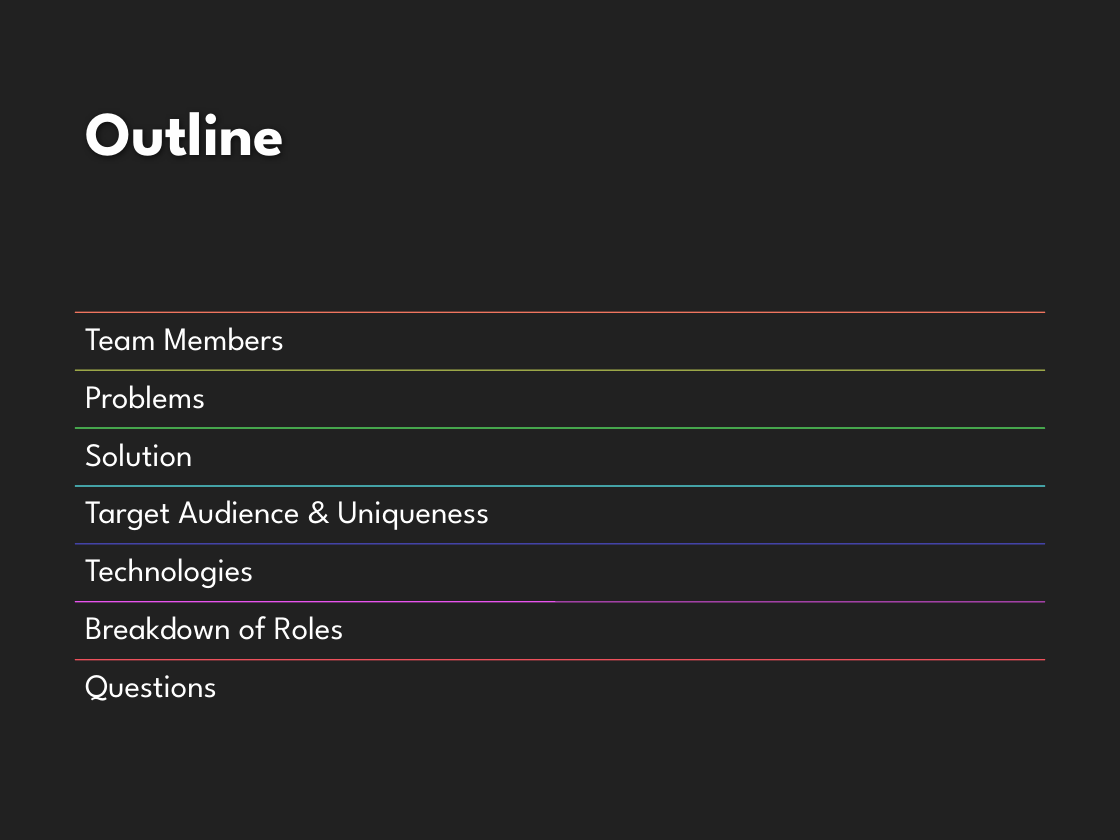
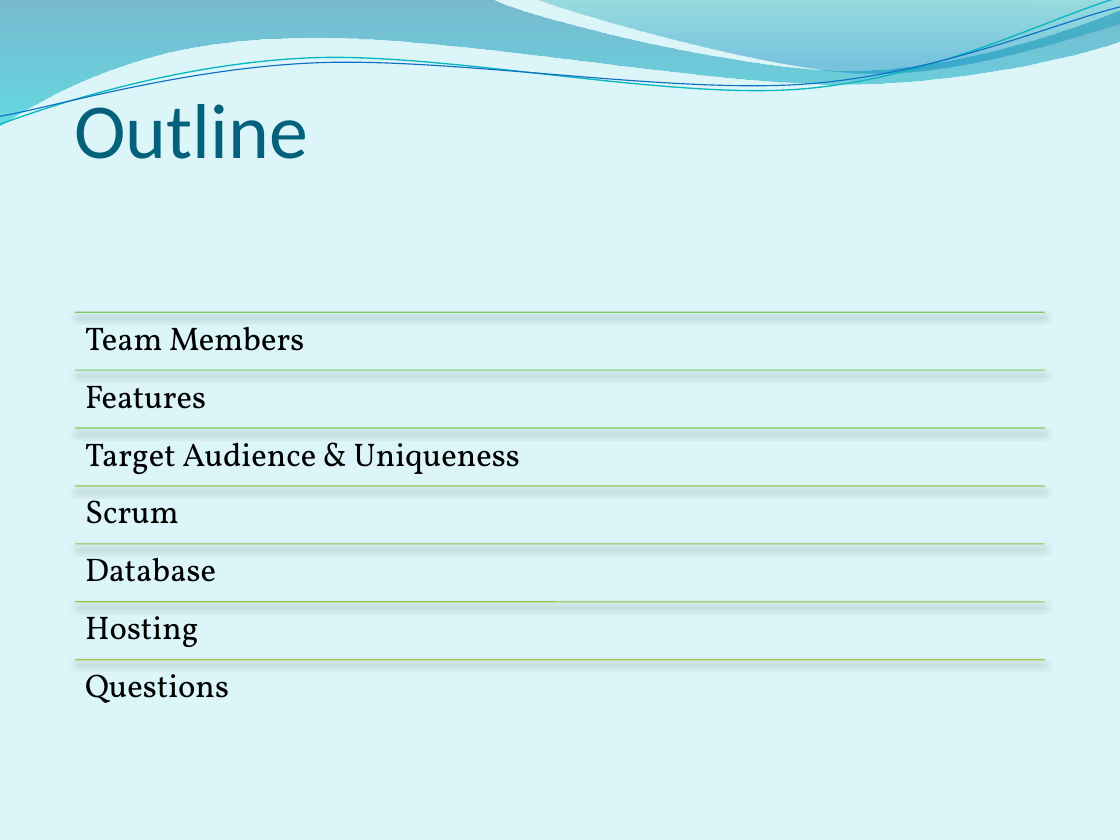
Before and after one commit to HarmanbirD/WaterQwiz, a slide deck: slide 2 of Wasted Water Quiz.pptx. Drawn at 1120x840 pixels with LibreOffice and Linux fonts; fonts in the diff are those of the drawing; background and template pictures are left out. Boxes give left, top, right and bottom in pixels: in the first picture for what was removed or moved away, otherwise in the second. Text is boxed around its words. In the diff, an @@ line names an element or a change of style, - is before the commit and + after.

```diff
--- a/Wasted Water Quiz.pptx
+++ b/Wasted Water Quiz.pptx
@@ background #212121 to #DBF5F9 @@
@@ freeform shape added at bbox=[0, 0, 1120, 127], fill gradient #0074A1 to #00C6CF @@
@@ freeform shape added at bbox=[0, 0, 1120, 131], outline #0AB8BF 0.85 pt @@
@@ freeform shape added at bbox=[0, 7, 1120, 125], outline #0F6FC6 0.75 pt @@
@@ freeform shape added at bbox=[536, 0, 1120, 77], fill gradient #00A1A9 to #008BBF @@
@@ title "Outline" at bbox=[74, 93, 307, 159]: size 40 to 50 pt, font League Spartan to Calibri, text colour #FEFEFE to #04617B, bold off @@
@@ line (75, 312) - (1045, 312): stroke #EF755F 0.75 pt to #7CCA62 0.75 pt @@
@@ line (75, 370) - (1045, 370): stroke #DEEF5D 0.75 pt to #82C95E 0.75 pt @@
@@ text at bbox=[85, 385, 206, 409]: text changed; font League Spartan to Vollkorn; text colour #FFFFFF to #000000 @@
-Problems
+Features
@@ font League Spartan to Vollkorn, text colour #FFFFFF to #000000 in 3 elements at bbox=[85, 326, 304, 351], bbox=[85, 674, 229, 703], bbox=[85, 442, 520, 474] @@
@@ text "Target Audience & Uniqueness": place and size @@
-text "Target Audience & Uniqueness" at bbox=[85, 500, 490, 530]
+text "Target Audience & Uniqueness" at bbox=[85, 442, 520, 474]
@@ line (75, 428) - (1045, 428): stroke #5AEE66 0.75 pt to #88C75A 0.75 pt @@
@@ text removed at bbox=[85, 443, 193, 467] @@
-Solution
@@ line (75, 486) - (1045, 486): stroke #58E8EE 0.75 pt to #8EC656 0.75 pt @@
@@ text added at bbox=[85, 500, 179, 524], 21 pt, text #000000 @@
+Scrum
@@ line (75, 544) - (1045, 544): stroke #5656EE 0.75 pt to #95C551 0.75 pt @@
@@ text at bbox=[85, 557, 216, 582]: text changed; font League Spartan to Vollkorn; text colour #FFFFFF to #000000 @@
-Technologies
+Database
@@ line (75, 601) - (1045, 601): stroke #E853ED 0.75 pt to #9DC34D 0.75 pt @@
@@ text at bbox=[85, 616, 198, 647]: text changed; font League Spartan to Vollkorn; text colour #FFFFFF to #000000 @@
-Breakdown of Roles
+Hosting
@@ line (75, 660) - (1045, 660): stroke #ED515C 0.75 pt to #A5C249 0.75 pt @@
```
Also in this commit, not shown: 5 other slides changed, 3 slides added, 3 slides removed.
